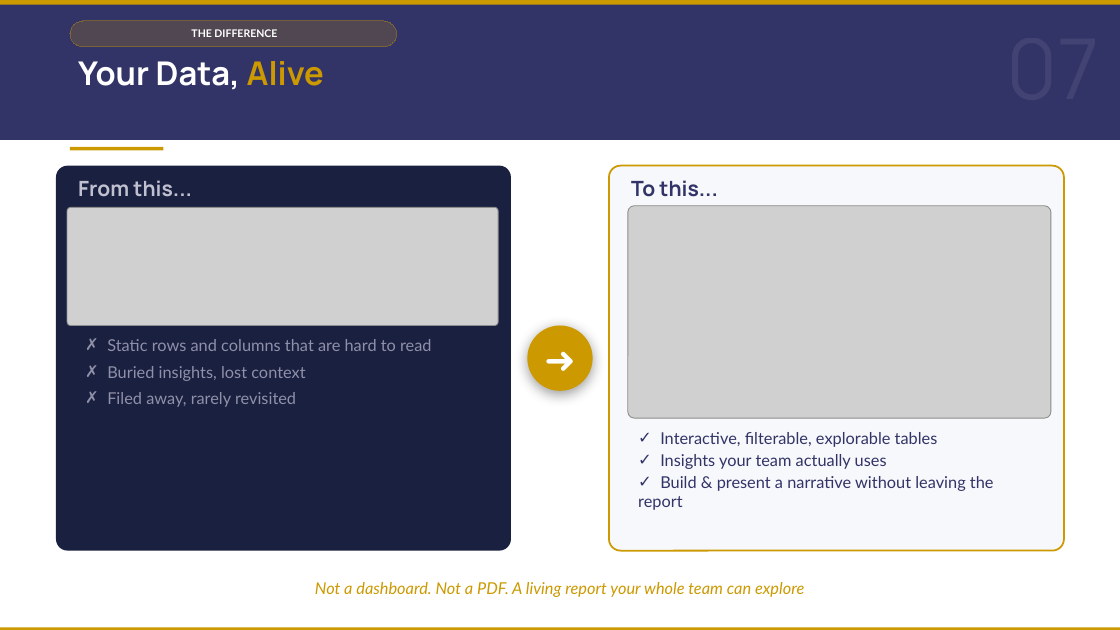
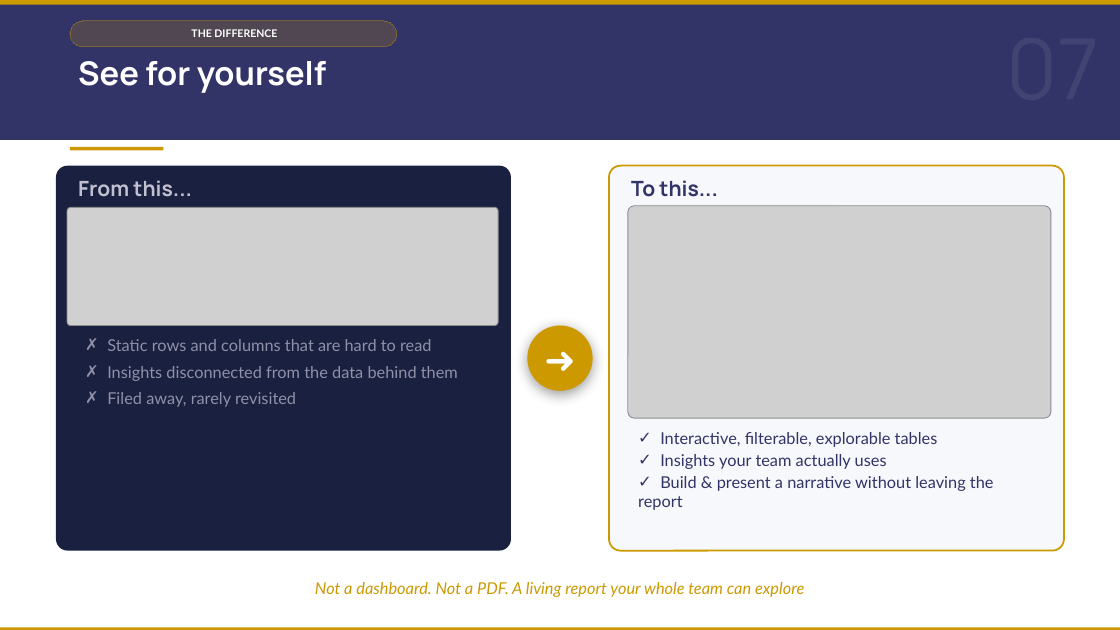
Before and after one commit to DuncanRBrett/Turas, a slide deck: slide 8 of docs/marketing/Introducing Turas to clients.pptx. Drawn at 1120x630 pixels with LibreOffice and Linux fonts; fonts in the diff are those of the drawing; grey boxes stand for pictures. Boxes give left, top, right and bottom in pixels: in the first picture for what was removed or moved away, otherwise in the second. Text is boxed around its words. In the diff, an @@ line names an element or a change of style, - is before the commit and + after.

```diff
--- a/docs/marketing/Introducing Turas to clients.pptx
+++ b/docs/marketing/Introducing Turas to clients.pptx
@@ text at <box>78,61,326,93</box>: text changed @@
-Your Data, Alive
+See for yourself
@@ text at <box>107,366,458,381</box>: text changed @@
-✗ Buried insights, lost context
+✗ Insights disconnected from the data behind them
```
Also in this commit, not shown: 3 other slides changed.
